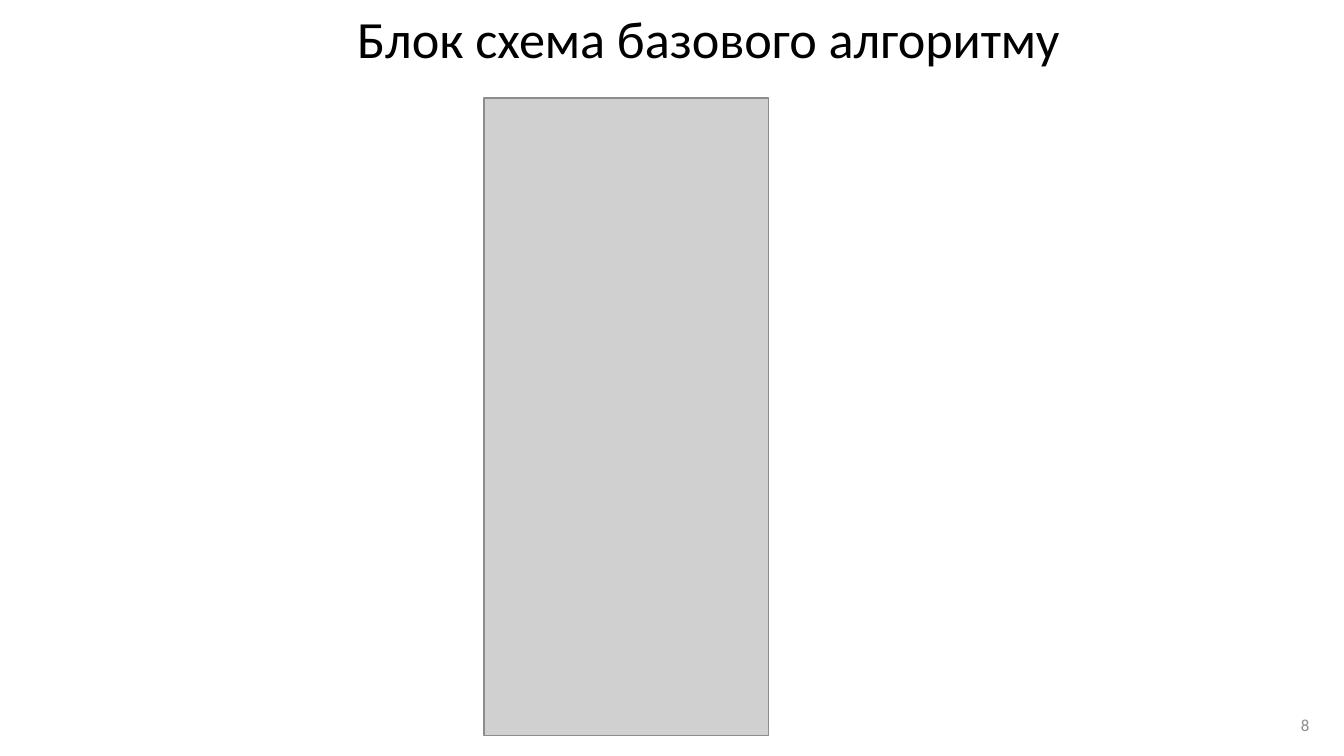
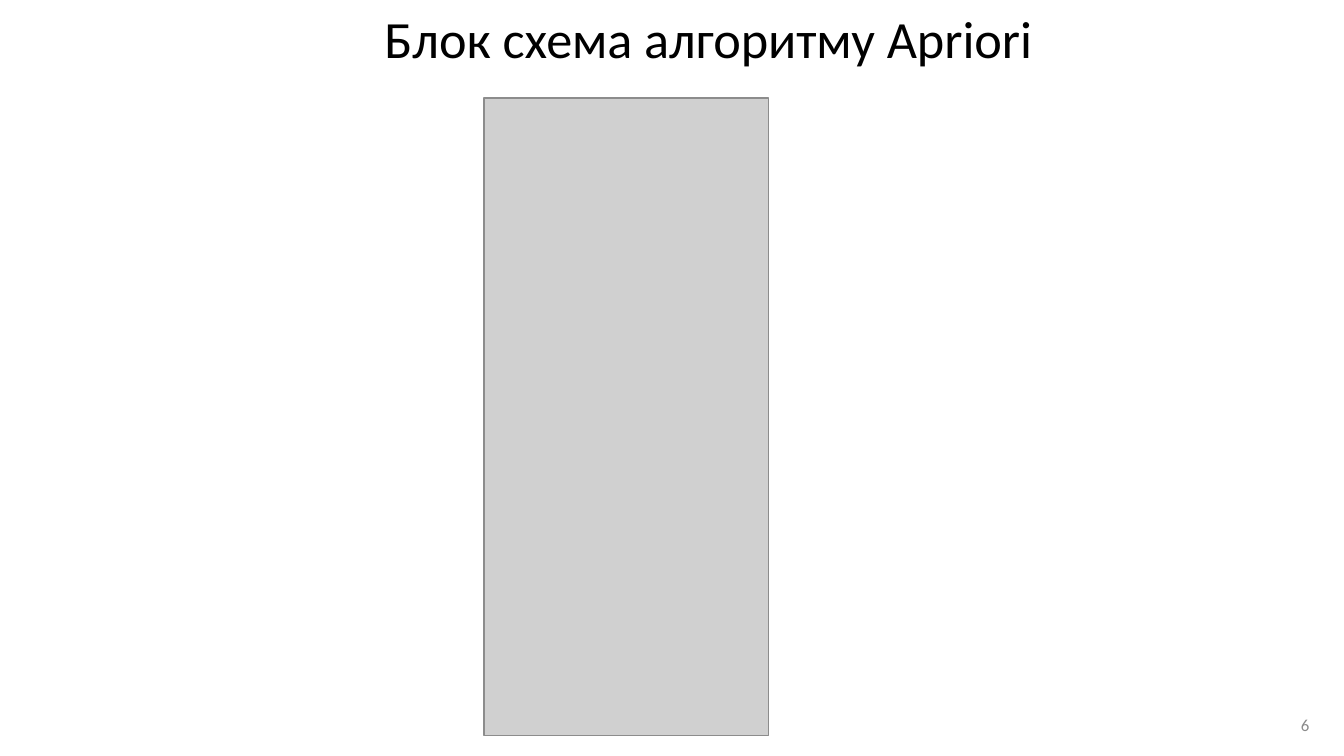
Before and after one commit to AndriiHavryliuk1/master2, a slide deck: slide 6 of docs/Дослідження_роботи_алгоритму_apriori.pptx (slide 8 before the commit). Drawn at 1344x756 pixels with LibreOffice and Linux fonts; fonts in the diff are those of the drawing; grey boxes stand for pictures. Boxes give left, top, right and bottom in pixels: in the first picture for what was removed or moved away, otherwise in the second. Text is boxed around its words. In the diff, an @@ line names an element or a change of style, - is before the commit and + after.

```diff
--- a/docs/Дослідження_роботи_алгоритму_apriori.pptx
+++ b/docs/Дослідження_роботи_алгоритму_apriori.pptx
@@ title at (384,22,1032,67): text changed @@
-Блок схема базового алгоритму
+Блок схема алгоритму Apriori
@@ page number at (1301,719,1310,731): text changed @@
-8
+6
```
Also in this commit, not shown: 5 other slides changed, 7 slides added, 4 slides removed, 1 other file.
